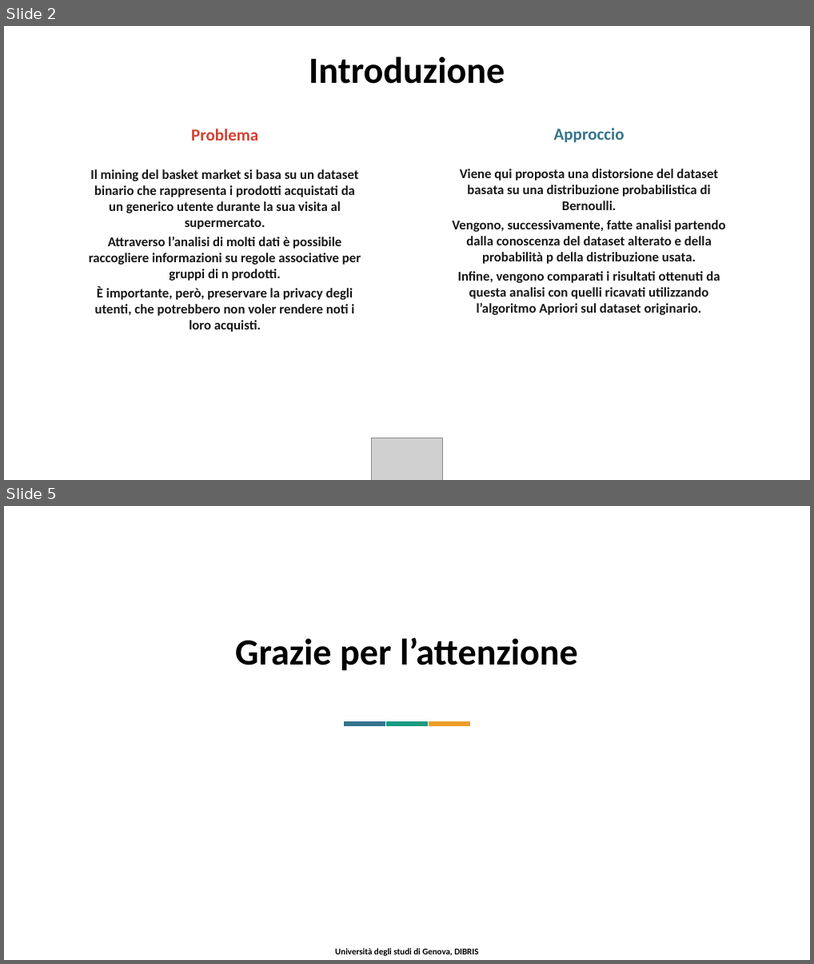
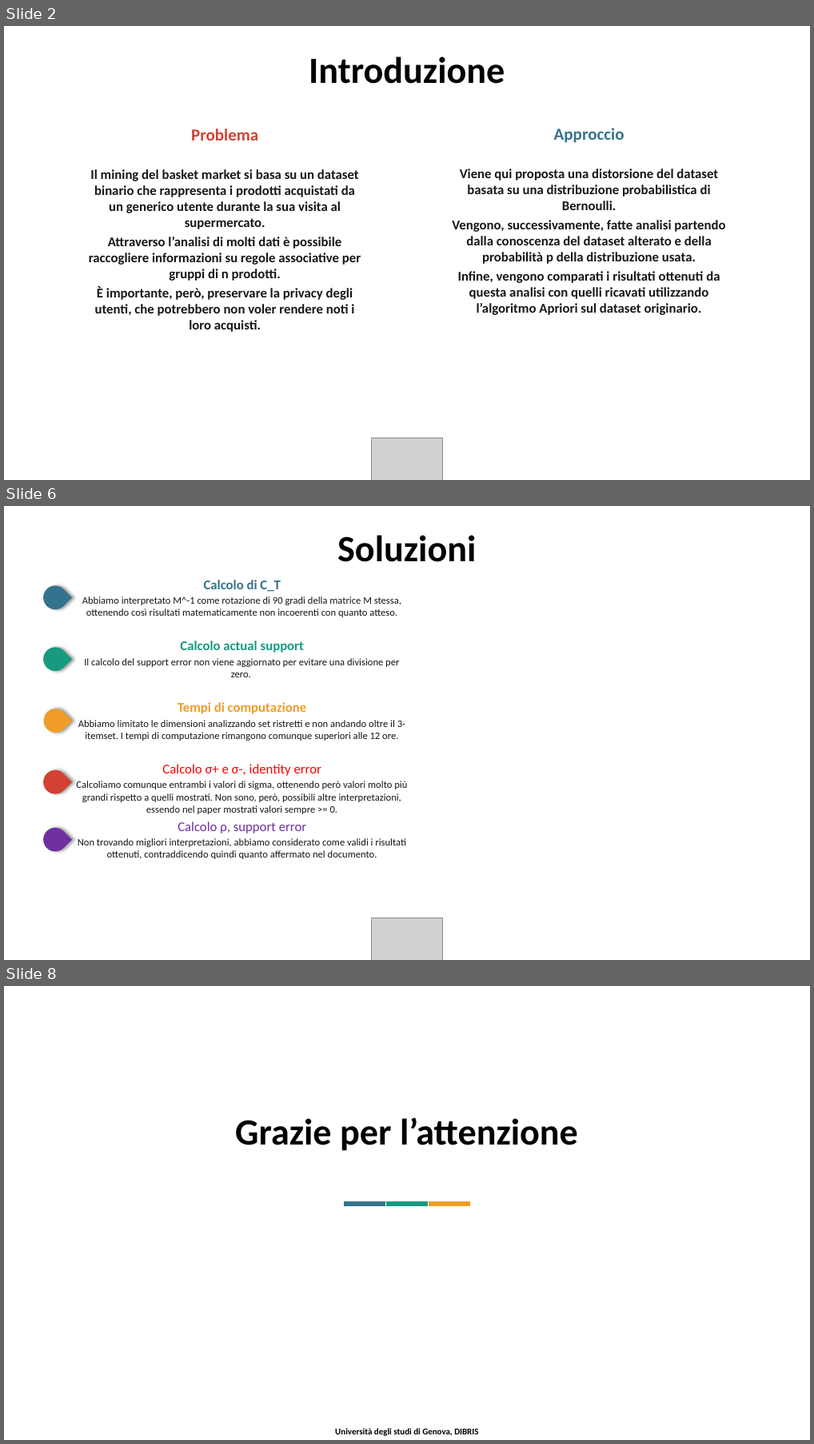
Before and after one commit to jf994/DataProtectionProject, a slide deck: docs/Presentazione.pptx. Shown one above the other, each under a label of ours: slides 2 and 5 before the commit, slides 2, 6 and 8 after it; the slides between them are not shown. The pictures are 814x964 and 814x1444 pixels, drawn with LibreOffice and Linux fonts; fonts in the diff are those of the drawing; grey boxes stand for pictures; background and template pictures are left out. Boxes give left, top, right and bottom in pixels: in the first picture for what was removed or moved away, otherwise in the second. Text is boxed around its words. In the diff, an @@ line names an element or a change of style, - is before the commit and + after.

```diff
--- a/docs/Presentazione.pptx
+++ b/docs/Presentazione.pptx
@@ slide 6 added at box(4, 506, 810, 960), background picture (left out) @@
@@ text added at box(338, 535, 476, 562), 44 pt, text #000000, bold @@
+Soluzioni
@@ teardrop added at box(38, 581, 72, 614), fill #34738D @@
@@ text added at box(82, 580, 402, 617), 12 pt, text #181717 @@
+Calcolo di C_T
+Abbiamo interpretato M^-1 come rotazione di 90 gradi della matrice M stessa, ottenendo così risultati matematicamente non incoerenti con quanto atteso.
@@ teardrop added at box(38, 642, 72, 676), fill #189A80 @@
@@ text added at box(84, 640, 399, 677), 12 pt, text #181717 @@
+Calcolo actual support
+Il calcolo del support error non viene aggiornato per evitare una divisione per zero.
@@ teardrop added at box(39, 704, 73, 737), fill #EF9D27 @@
@@ text added at box(78, 702, 406, 740), 12 pt, text #181717 @@
+Tempi di computazione
+Abbiamo limitato le dimensioni analizzando set ristretti e non andando oltre il 3-itemset. I tempi di computazione rimangono comunque superiori alle 12 ore.
@@ teardrop added at box(38, 765, 72, 798), fill #D34132 @@
@@ text added at box(76, 764, 407, 814), 12 pt, text #181717 @@
+Calcolo σ+ e σ-, identity error
+Calcoliamo comunque entrambi i valori di sigma, ottenendo però valori molto più grandi rispetto a quelli mostrati. Non sono, però, possibili altre interpretazioni, essendo nel paper mostrati valori sempre >= 0.
@@ teardrop added at box(38, 822, 72, 856), fill #7030A0 @@
@@ text added at box(78, 821, 406, 859), 12 pt, text #181717 @@
+Calcolo ρ, support error
+Non trovando migliori interpretazioni, abbiamo considerato come validi i risultati ottenuti, contraddicendo quindi quanto affermato nel documento.
@@ picture added at box(372, 917, 443, 960) @@
@@ what was slide 5 is now slide 8 @@
```
Also in this commit, not shown: 2 slides changed, 2 other slides added.
